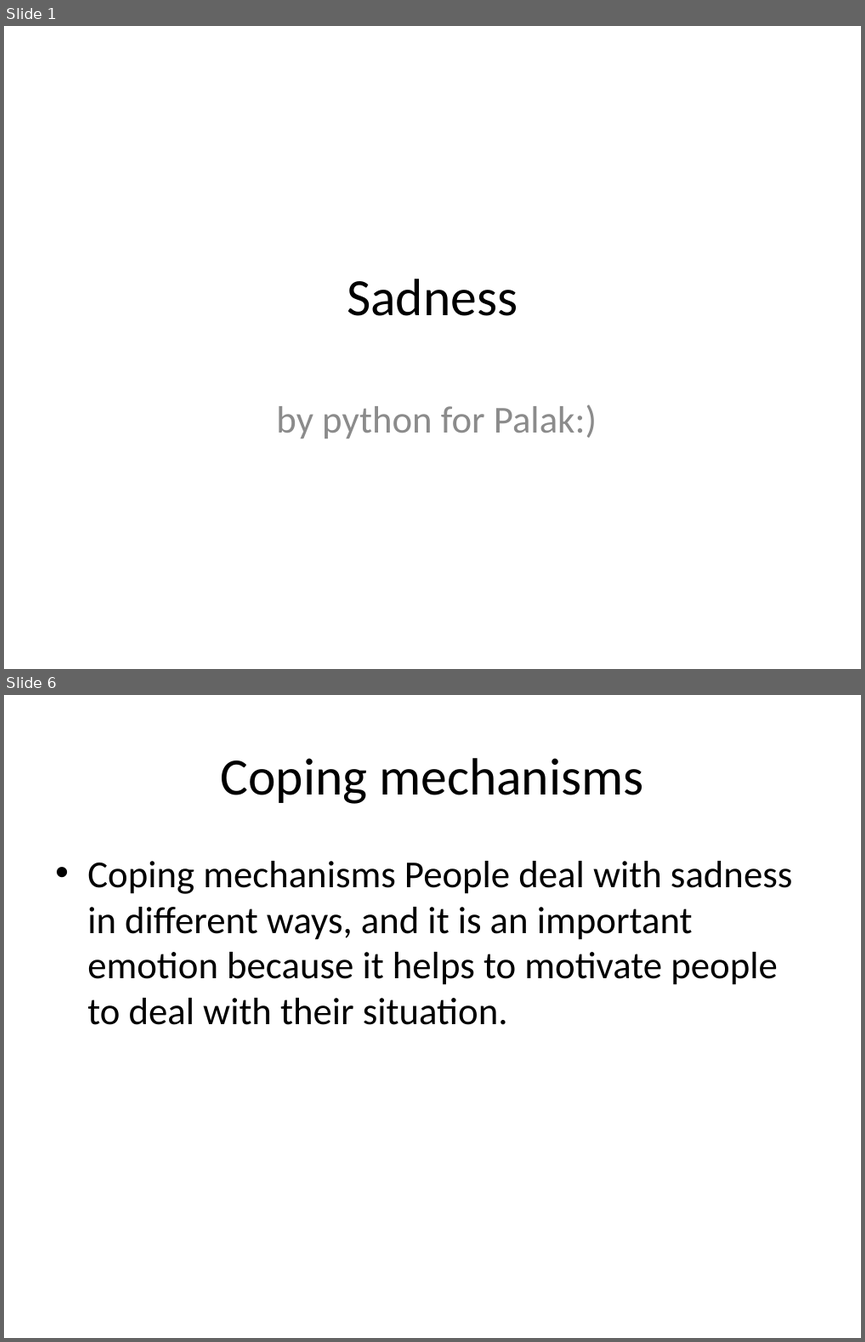
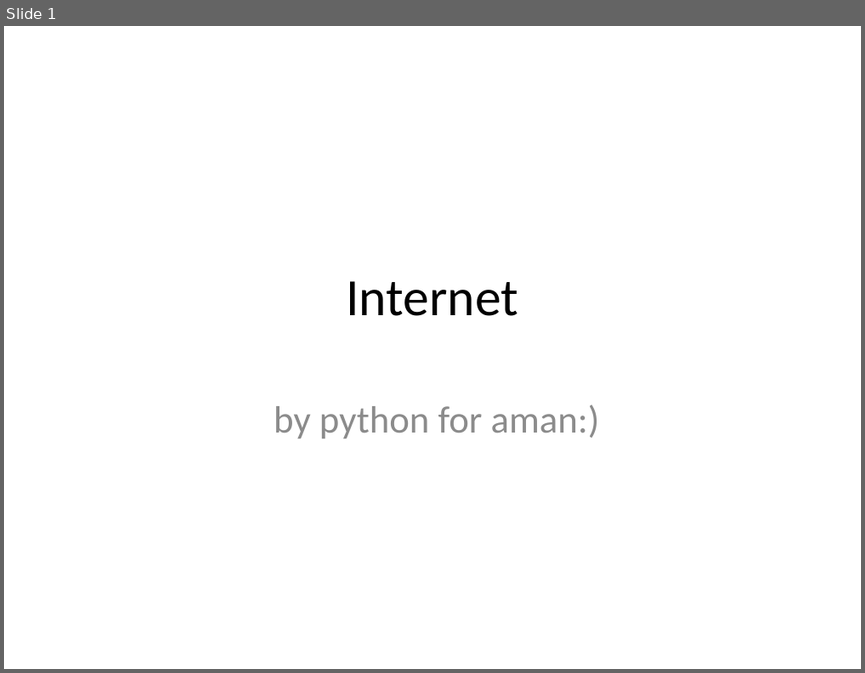
Before and after one commit to eppisai/Uplift---Smart-educational-Platform, a slide deck: AutoPPT-main/something.pptx. Shown one above the other, each under a label of ours: slides 1 and 6 before the commit, slide 1 after it; the slides between them are not shown. The pictures are 865x1342 and 865x673 pixels, drawn with LibreOffice and Linux fonts; fonts in the diff are those of the drawing. Boxes give left, top, right and bottom in pixels: in the first picture for what was removed or moved away, otherwise in the second. Text is boxed around its words. In the diff, an @@ line names an element or a change of style, - is before the commit and + after.

```diff
--- a/AutoPPT-main/something.pptx
+++ b/AutoPPT-main/something.pptx
@@ slide 6 removed at bbox=[4, 695, 861, 1338], background #FFFFFF @@
@@ title removed at bbox=[220, 758, 643, 804] @@
-Coping mechanisms
@@ text removed at bbox=[87, 861, 792, 1025] @@
-• Coping mechanisms People deal with sadness in different ways, and it is an important emotion because it helps to motivate people to deal with their situation.
@@ slide 1 changed as well @@
@@ title at bbox=[347, 281, 519, 316]: text changed @@
-Sadness
+Internet
@@ subtitle at bbox=[273, 404, 600, 438]: text changed @@
-by python for Palak:)
+by python for aman:)
```
Also in this commit, not shown: 36 slides added, 7 other slides removed, 7 other files.
